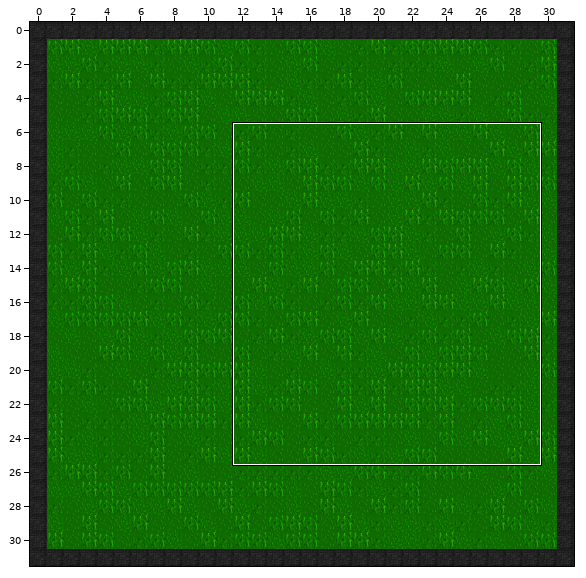
Tiled map (JSON) -- maps/copy-me.json. The picture above shows the old version from afar; the outline marks the close-up.
Close-up. Earlier state:
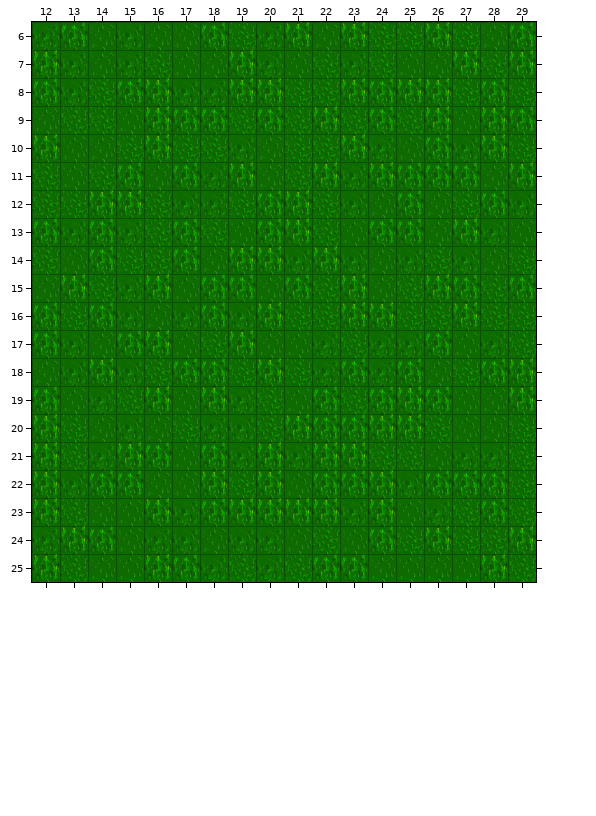
Cells are 32x32 px. Shown: x 12..29, y 6..25. The commit also changed other parts of the map, which this record leaves out.
New version:
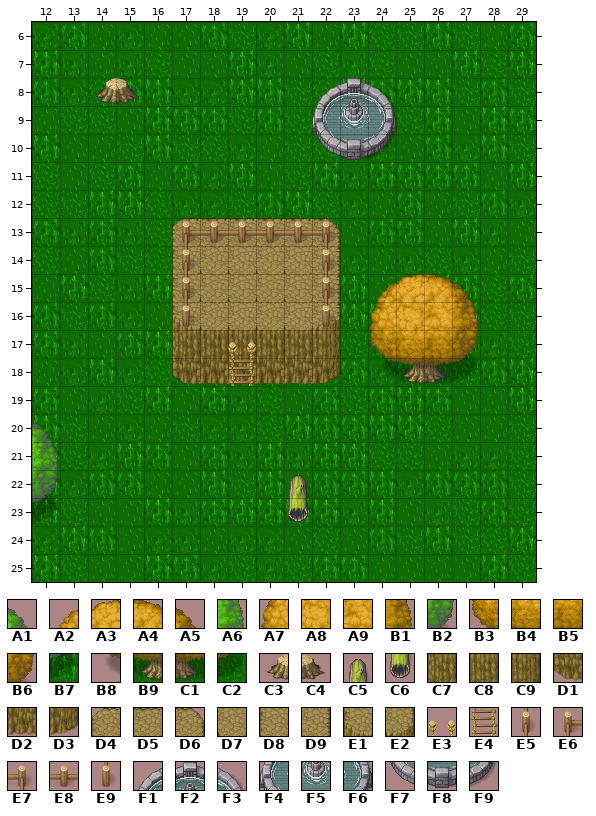
Key: from "addwork": A1 43, A2 44, A3 45, A4 46, A5 47, A6 55, A7 56, A8 57, A9 58, B1 59, B2 67, B3 68, B4 69, B5 70, B6 71, B7 79, B8 80, B9 81, C1 82, C2 83, C3 217, C4 218, C5 221, C6 233; from "tileset-basechip-pipo": C7 96, C8 97, C9 98, D1 104, D2 105, D3 106, D4 112, D5 113, D6 114, D7 116, D8 120, D9 122, E1 128, E2 130, E3 133, E4 141, E5 176, E6 178, E7 179, E8 184, E9 185, F1 928, F2 929, F3 930, F4 936, F5 937, F6 938, F7 944, F8 945, F9 946.
__ is an empty cell.
Tiles of an added or newly shown layer are drawn over the layers below it.
See-through tiles are keyed as they look on the map.
What changed:
Layer "objects1":
y 8: x 14..15 __ __ -> C3 C4; x 22..24 __ __ __ -> F1 F2 F3
y 9: x 22..24 __ __ __ -> F4 F5 F6
y 10: x 22..24 __ __ __ -> F7 F8 F9
y 13: x 17..22 __ __ __ __ __ __ -> D4 D5 D5 D5 D5 D6
y 14..15: x 17 __ -> D8; x 22 __ -> D9
y 16: x 17 __ -> E1; x 22 __ -> E2
y 17: x 17..22 __ __ __ __ __ __ -> C7 C8 C8 C8 C8 C9; x 24..27 __ __ __ __ -> B3 B4 B5 B6
y 18: x 17..22 __ __ __ __ __ __ -> D1 D2 D2 D2 D2 D3; x 24..27 __ __ __ __ -> B8 B9 C1 C2
y 22: x 12 __ -> B2; x 21 __ -> C5
y 23: x 12 __ -> B7; x 21 __ -> C6
Layer "objects2" (added):
y 13: x 17..22 __ __ __ __ __ __ -> E6 E8 E8 E8 E8 E7
y 14..15: x 17 __ -> E5; x 22 __ -> E5
y 16: x 17 __ -> E9; x 22 __ -> E9
y 17: x 19 __ -> E3
y 18: x 19 __ -> E4
Layer "jitsi_veranda" (added):
y 14..16: x 18..21 __ __ __ __ -> D7 D7 D7 D7
Layer "top":
y 15: x 24..27 __ __ __ __ -> A2 A3 A4 A5
y 16: x 24..27 __ __ __ __ -> A7 A8 A9 B1
y 20: x 12 __ -> A1
y 21: x 12 __ -> A6
